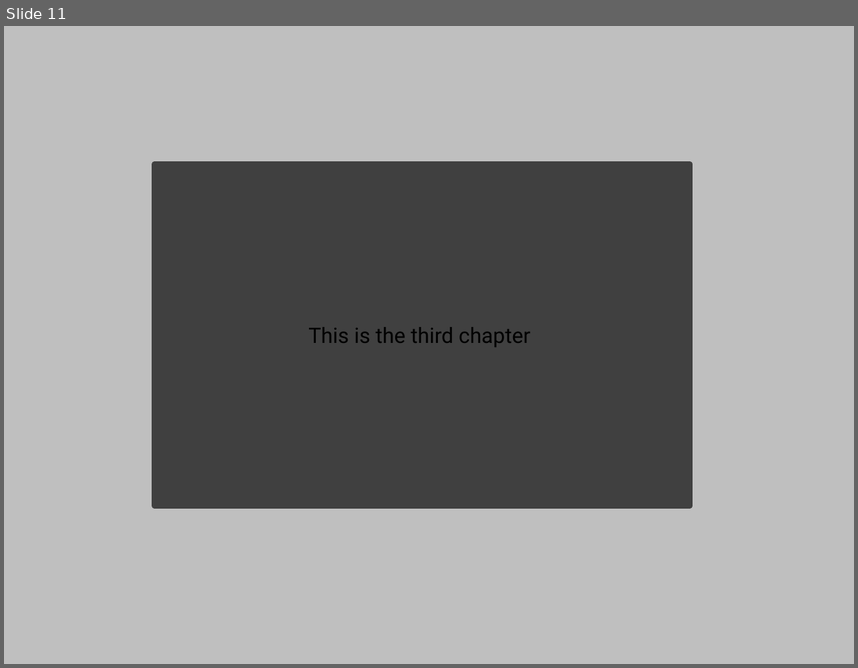
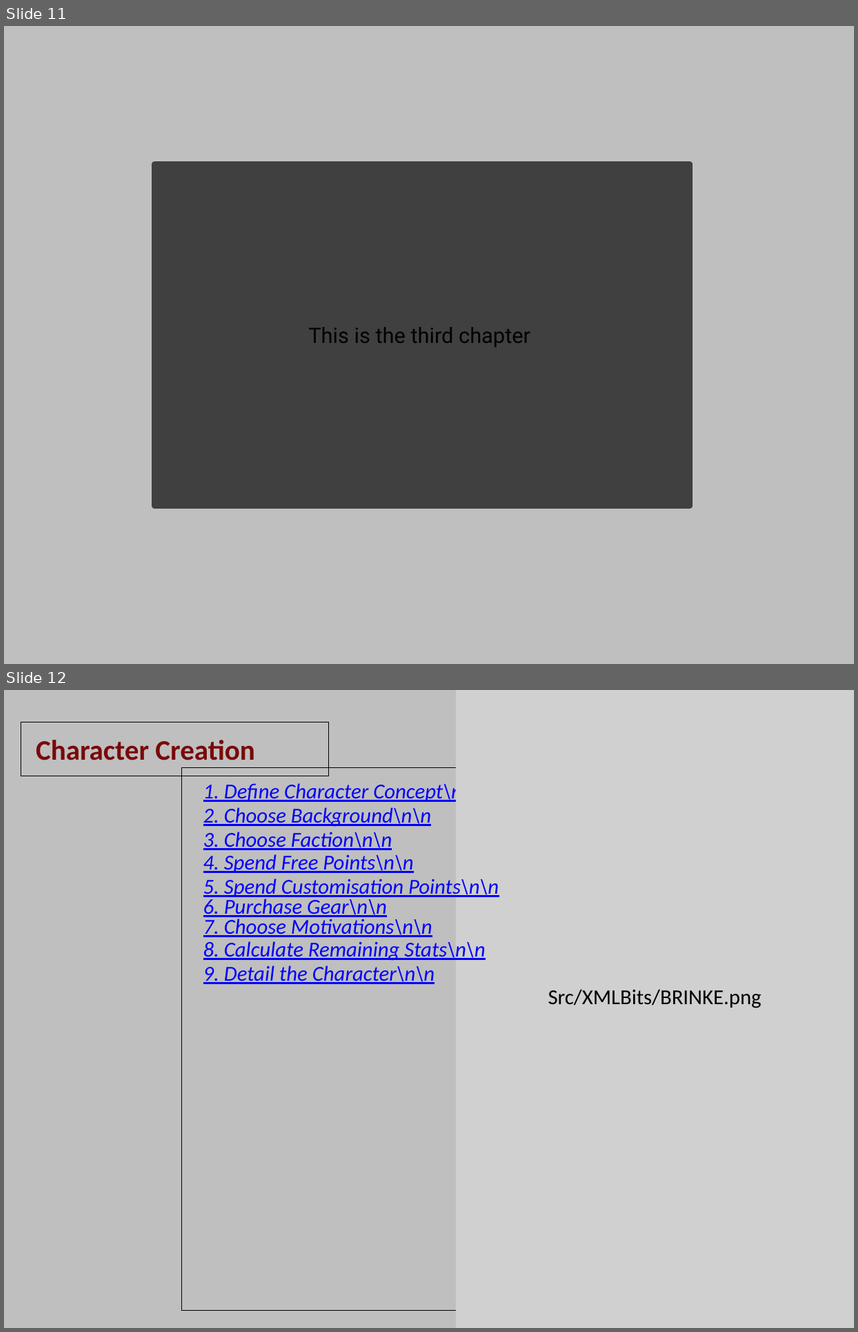
Before and after one commit to D6Digital/SWENGFrame, a slide deck: github resources/EclipsePhase.pptm. Shown one above the other, each under a label of ours: slide 11 before the commit, slides 11 and 12 after it. The pictures are 858x668 and 858x1332 pixels, drawn with LibreOffice and Linux fonts; fonts in the diff are those of the drawing; grey boxes stand for pictures. Boxes give left, top, right and bottom in pixels: in the first picture for what was removed or moved away, otherwise in the second. Text is boxed around its words. In the diff, an @@ line names an element or a change of style, - is before the commit and + after.

```diff
--- a/github resources/EclipsePhase.pptm
+++ b/github resources/EclipsePhase.pptm
@@ slide 12 added at (x1=4, y1=690, x2=854, y2=1328), background #BFBFBF @@
@@ picture added at (x1=455, y1=690, x2=854, y2=1328), 18 pt, text #000000 @@
+Src/XMLBits/BRINKE.png
@@ rectangle added at (x1=21, y1=722, x2=329, y2=776), outline #000000 0.75 pt @@
@@ text added at (x1=36, y1=740, x2=255, y2=760), 24 pt, text #790909, bold @@
+Character Creation
@@ rectangle added at (x1=181, y1=768, x2=570, y2=1310), outline #000000 0.75 pt @@
@@ text added at (x1=203, y1=783, x2=481, y2=802), 18 pt, text #0000FF, italic, underline @@
+1. Define Character Concept\n\n
@@ text added at (x1=203, y1=807, x2=431, y2=827), 18 pt, text #0000FF, italic, underline @@
+2. Choose Background\n\n
@@ text added at (x1=203, y1=831, x2=392, y2=850), 18 pt, text #0000FF, italic, underline @@
+3. Choose Faction\n\n
@@ text added at (x1=203, y1=854, x2=413, y2=873), 18 pt, text #0000FF, italic, underline @@
+4. Spend Free Points\n\n
@@ text added at (x1=203, y1=878, x2=499, y2=899), 18 pt, text #0000FF, italic, underline @@
+5. Spend Customisation Points\n\n
@@ text added at (x1=203, y1=896, x2=387, y2=919), 18 pt, text #0000FF, italic, underline @@
+6. Purchase Gear\n\n
@@ text added at (x1=203, y1=916, x2=432, y2=937), 18 pt, text #0000FF, italic, underline @@
+7. Choose Motivations\n\n
@@ text added at (x1=203, y1=941, x2=485, y2=960), 18 pt, text #0000FF, italic, underline @@
+8. Calculate Remaining Stats\n\n
@@ text added at (x1=203, y1=965, x2=435, y2=984), 18 pt, text #0000FF, italic, underline @@
+9. Detail the Character\n\n
```
Also in this commit, not shown: 2 slides changed, 32 other slides added, 2 slides removed, 4 other files.
